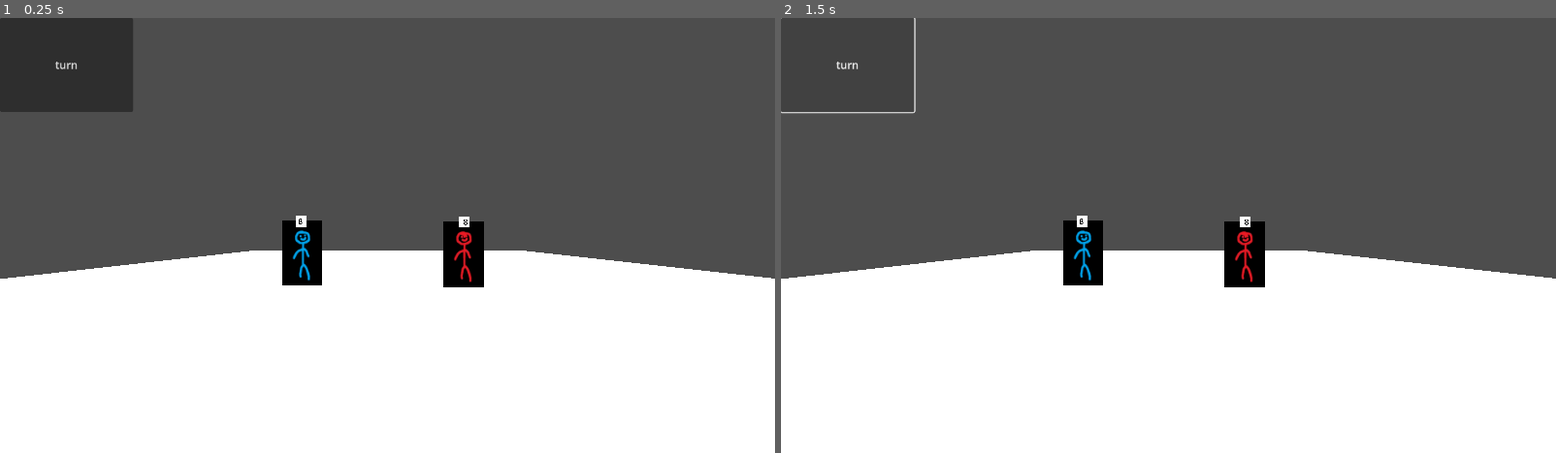
Above: before the commit, frames 1-2 (left to right).
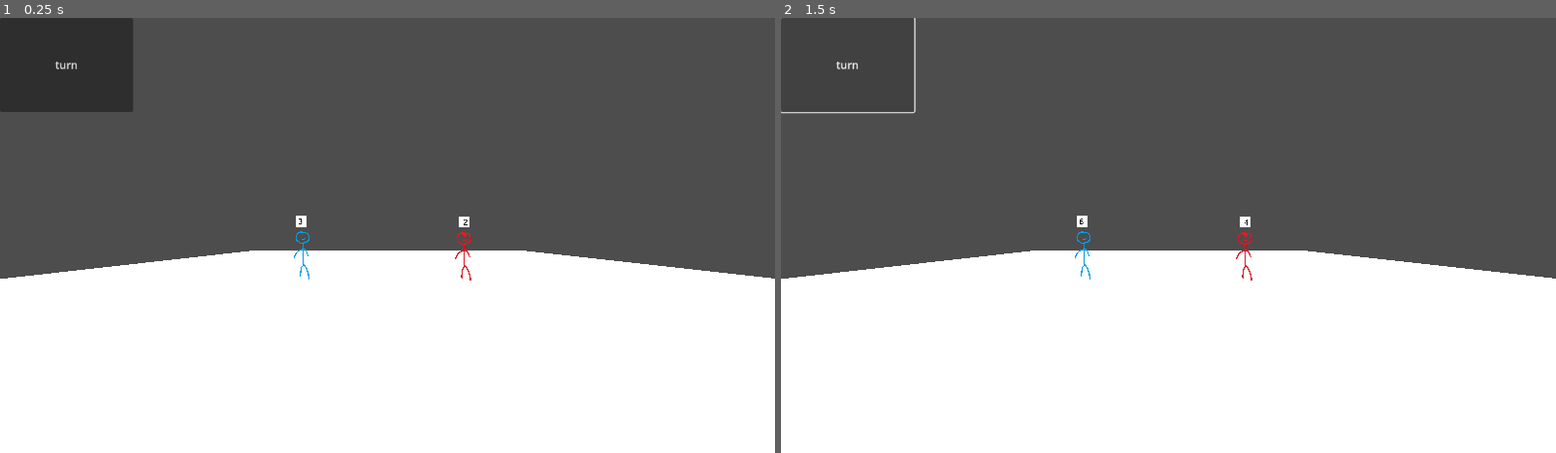
Above: after the commit, the same moments.

Repository: Rollest/LOR2-prototype
Game: Godot game, scene res://Scenes/root.tscn
Two runs of this game, one before a commit and one after it. Both use one fixed random seed, a clock stepped at 60 frames per second and the inputs below.
Inputs:
- Up to frame 1 (0.25 s): no input
- Up to frame 2 (1.5 s): click "turn" at 0.5 s; click "turn" at 1.25 s

The runs differ from the first frame. In frame 1, 1.4% of the frame differs, in the area x 36-63%, y 46-62%; in frame 2, 1.4%.
Error before the commit: Invalid access to property or key 'speed' on a base object of type 'Nil'. (res://Scripts/GameDirector.gd:16)

Commit message:
Кнопку починили

Diff:
--- a/LOR2/Scenes/TurnButton.gd
+++ b/LOR2/Scenes/TurnButton.gd
@@ -2,13 +2,7 @@
 
 
 # Called when the node enters the scene tree for the first time.
-func _ready():
-	pass # Replace with function body.
-
-
-# Called every frame. 'delta' is the elapsed time since the previous frame.
-func _process(delta):
-	pass
-
-func _on_pressed():
+signal next_turn
+func _pressed():
 	print("buttoooooon pressssss")
+	emit_signal("next_turn")
--- a/LOR2/Scenes/gui.tscn
+++ b/LOR2/Scenes/gui.tscn
@@ -12,3 +12,5 @@
 action_mode = 0
 text = "turn"
 script = ExtResource("2_pn3ae")
+
+[connection signal="pressed" from="TurnButton" to="." method="_on_turn_button_pressed"]
--- a/LOR2/Scenes/root.tscn
+++ b/LOR2/Scenes/root.tscn
@@ -41,9 +41,14 @@
 maxSP = 10
 speed = Array[int]([3, 6])
 isSelected = true
-slots = [NodePath("SLOT")]
+slots = [null]
 
-[node name="SLOT" parent="Unit" index="1" node_paths=PackedStringArray("card", "target")]
+[node name="UnitSprite" parent="Unit" index="0"]
+layers = 2
+transparent = true
+alpha_cut = 1
+
+[node name="Slot" parent="Unit" index="1" node_paths=PackedStringArray("card", "target")]
 card = NodePath("../../Card1")
 target = NodePath("../../enemy")
 
@@ -54,9 +59,14 @@
 sp = 10
 maxSP = 10
 speed = Array[int]([2, 5])
-slots = [NodePath("SLOT")]
+slots = [null]
 
-[node name="SLOT" parent="enemy" index="1" node_paths=PackedStringArray("card", "source", "target")]
+[node name="enemy" parent="enemy" index="0"]
+layers = 2
+transparent = true
+alpha_cut = 1
+
+[node name="Slot" parent="enemy" index="1" node_paths=PackedStringArray("card", "source", "target")]
 card = NodePath("../../Card2")
 source = NodePath("..")
 target = NodePath("../../Unit")
@@ -66,6 +76,7 @@
 top_level = true
 current = true
 fov = 100.0
+far = 122.46
 
 [node name="GameDirector" type="Node" parent="." node_paths=PackedStringArray("scene")]
 script = ExtResource("3_1a71y")
@@ -82,7 +93,6 @@
 cardConfig = ExtResource("7_ulx04")
 
 [node name="GUI" parent="." instance=ExtResource("8_gm0w0")]
-follow_viewport_enabled = true
 
 [connection signal="next_turn" from="GUI" to="GameDirector" method="_on_gui_next_turn"]
 
--- a/LOR2/Scripts/GUI.gd
+++ b/LOR2/Scripts/GUI.gd
@@ -3,6 +3,8 @@
 # Notifies `Main` node that the button has been pressed
 signal next_turn
 # Called when the node enters the scene tree for the first time.
-func on_TurnButton_pressed():
-	next_turn.emit()
+
+
+func _on_turn_button_pressed():
+	emit_signal("next_turn")
 	print("aaaa")
--- a/LOR2/Scripts/GameDirector.gd
+++ b/LOR2/Scripts/GameDirector.gd
@@ -6,6 +6,7 @@
 @export var slots:Array[Slot]
 @export var cards:Array[Card]
 @export var scene:Node
+
 
 var RNG=RandomNumberGenerator.new()
 # Called when the node enters the scene tree for the first time.
@@ -25,7 +26,8 @@
 	var tmp
 	tmp=find_objects_of_type(Slot)
 	for item in tmp:
-		slots.append(item)
+		if(item not in slots):
+			slots.append(item)
 
 	for item in slots:
 		if (!item.target):
@@ -33,19 +35,21 @@
 
 	slots.sort_custom(speedComparison)
 	for slot in slots:
-		slot.target.source.hp-=AttackDmg(slot.card)
+		slot.target.hp-=AttackDmg(slot.card)
+		print(slot.target.hp)
 
 	var tmp2
 	tmp2=find_objects_of_type(Slot)
 	for item in tmp2:
-		item.reset_speed(item.source.speedRange)
+		item.reset_speed(item.source.speed)
 
 
 func AttackDmg(card:Card)->int:
-	var res = card.cardConfig.Base
-	for i in range (0,card.cardConfig.Count):
+	var res = card.cardConfig.base
+	for i in range (0,card.cardConfig.count):
 		if (RNG.randi_range(0,1)==1):
-			res+=card.cardConfig.Power
+			res+=card.cardConfig.power
+	#print(res)
 	return res
 
 func get_all_children(node)->Array:
@@ -72,6 +76,8 @@
 		return true
 	return false
 
+
+
 func _on_gui_next_turn():
 	print("button pressed")
 	Turn()
--- a/LOR2/Scripts/Slot.gd
+++ b/LOR2/Scripts/Slot.gd
@@ -14,7 +14,7 @@
 var RNG=RandomNumberGenerator.new()
 # Called when the node enters the scene tree for the first time.
 func _ready():
-	text=get_node("SPEED")
+	text=get_node("Speed")
 
 
 # Called every frame. 'delta' is the elapsed time since the previous frame.
Not shown, added: LOR2/Scenes/roo4EC5.tmp
